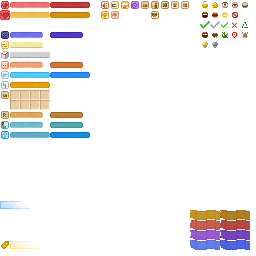
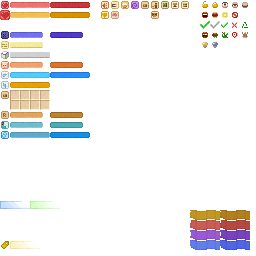
Layers edited between the first and the second 256 x 256 image:
added layer "设置项 - 选中" above "设置项" over [30, 201, 60, 209]
